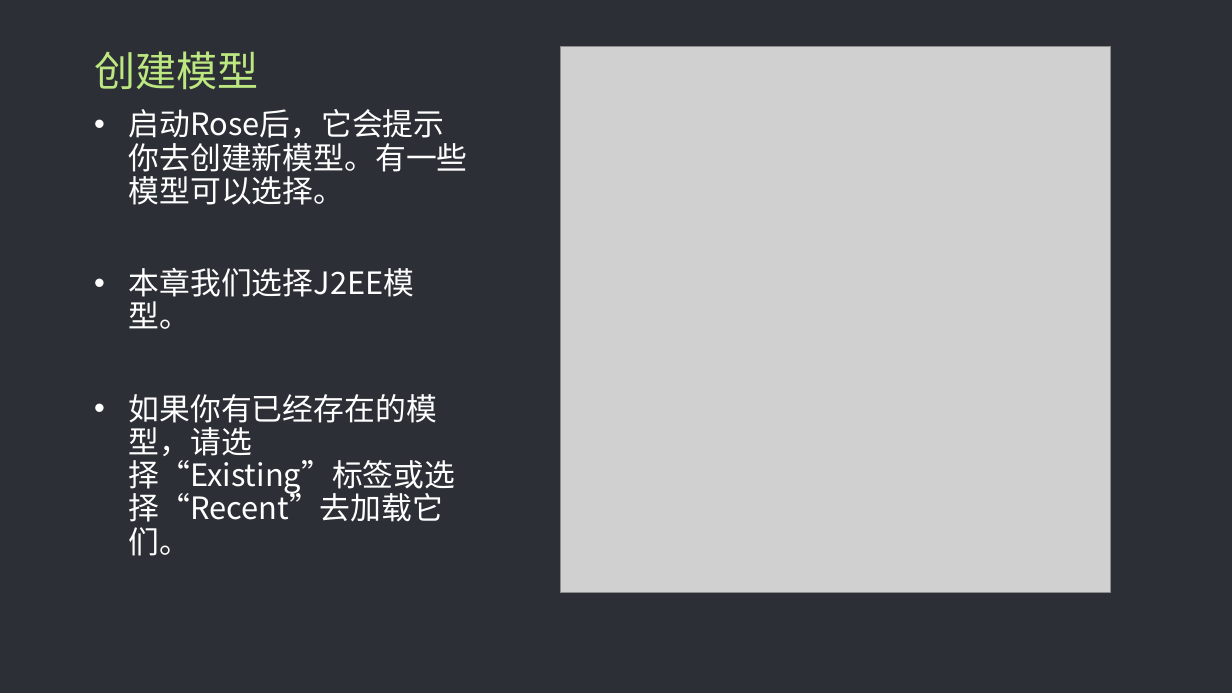
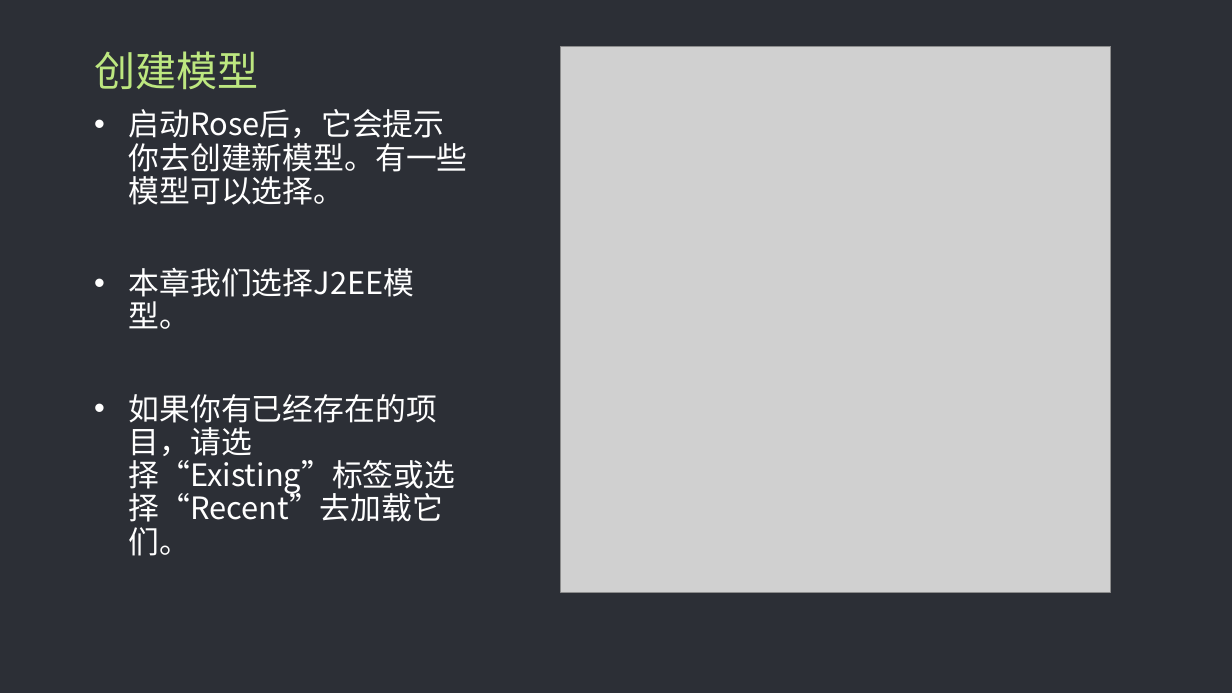
Before and after one commit to PRD-G17/PRD-G17-teamwork, a slide deck: slide 15 of 厉佩强/Rational Rose 使用教程.pptx. Drawn at 1232x693 pixels with LibreOffice and Linux fonts; fonts in the diff are those of the drawing; grey boxes stand for pictures. Boxes give left, top, right and bottom in pixels: in the first picture for what was removed or moved away, otherwise in the second. Text is boxed around its words. In the diff, an @@ line names an element or a change of style, - is before the commit and + after.

```diff
--- a/厉佩强/Rational Rose 使用教程.pptx
+++ b/厉佩强/Rational Rose 使用教程.pptx
@@ text at (129,394,455,556): text changed @@
-• 如果你有已经存在的模型，请选择“Existing”标签或选择“Recent”去加载它们。
+• 如果你有已经存在的项目，请选择“Existing”标签或选择“Recent”去加载它们。
```
Also in this commit, not shown: 4 other slides changed.
